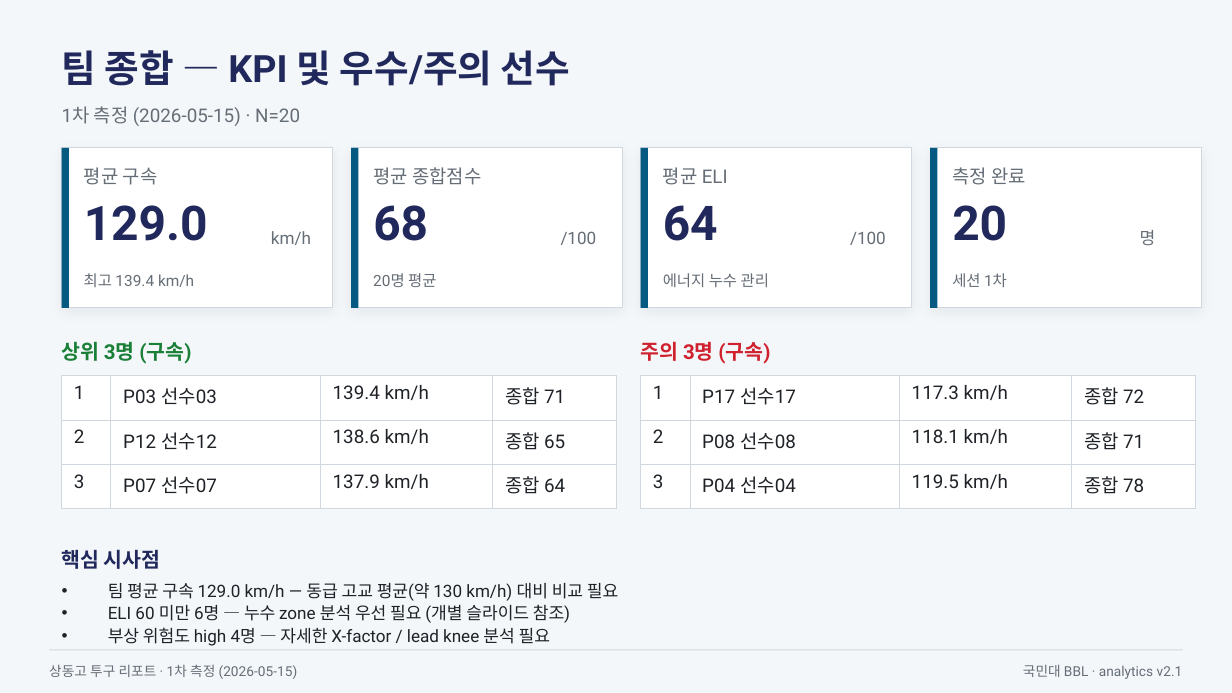
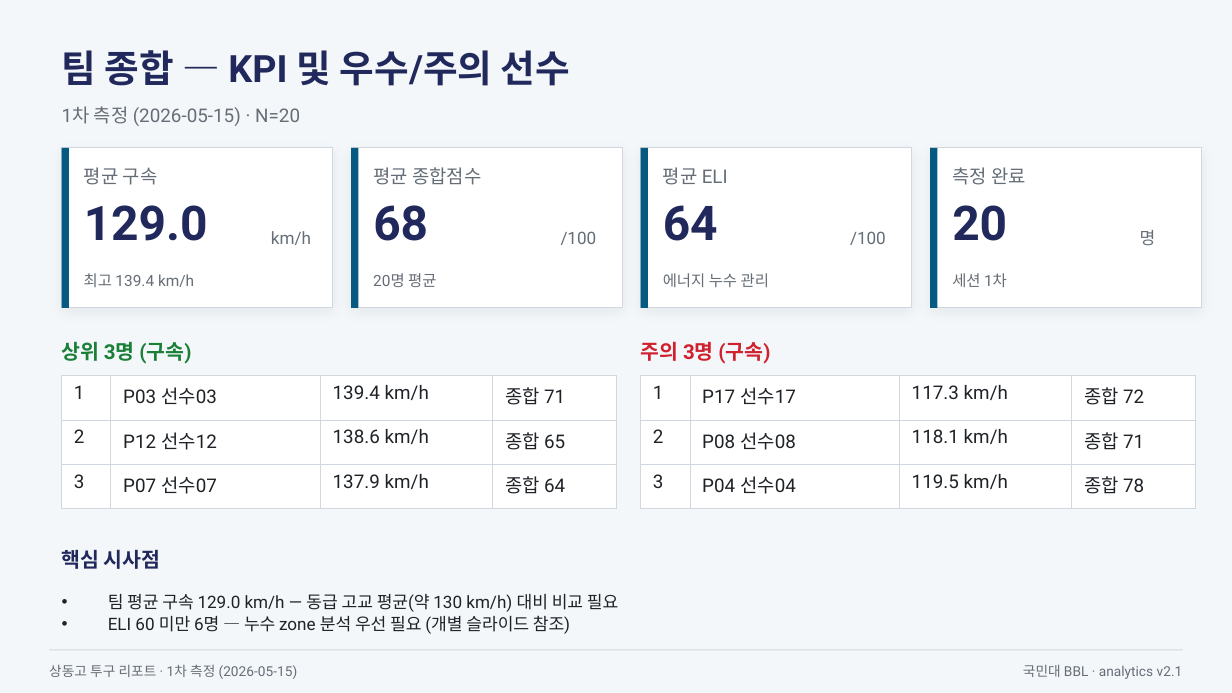
Before and after one commit to kkl0511/Dashboard_Pitching_Team, a slide deck: slide 2 of docs/코치미팅_1차_2026-05-15.pptx. Drawn at 1232x693 pixels with LibreOffice and Linux fonts; fonts in the diff are those of the drawing. Boxes give left, top, right and bottom in pixels: in the first picture for what was removed or moved away, otherwise in the second. Text is boxed around its words. In the diff, an @@ line names an element or a change of style, - is before the commit and + after.

```diff
--- a/docs/코치미팅_1차_2026-05-15.pptx
+++ b/docs/코치미팅_1차_2026-05-15.pptx
@@ text at [108,627,550,646]: paragraph removed @@
-• 부상 위험도 high 4명 — 자세한 X-factor / lead knee 분석 필요
```
Also in this commit, not shown: 21 other slides changed, 5 other files.
